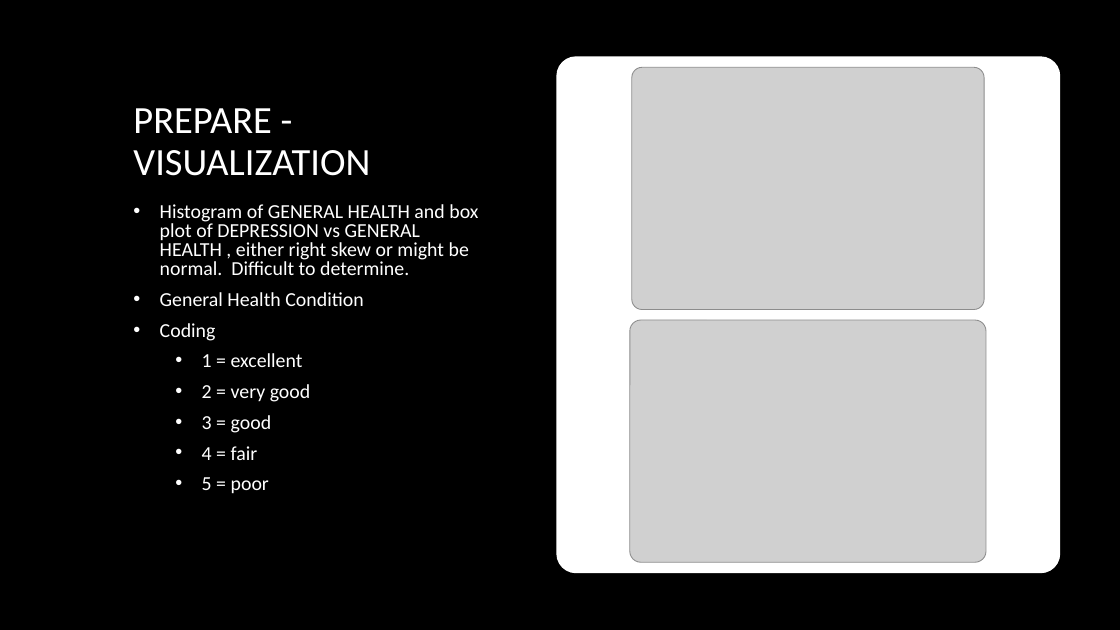
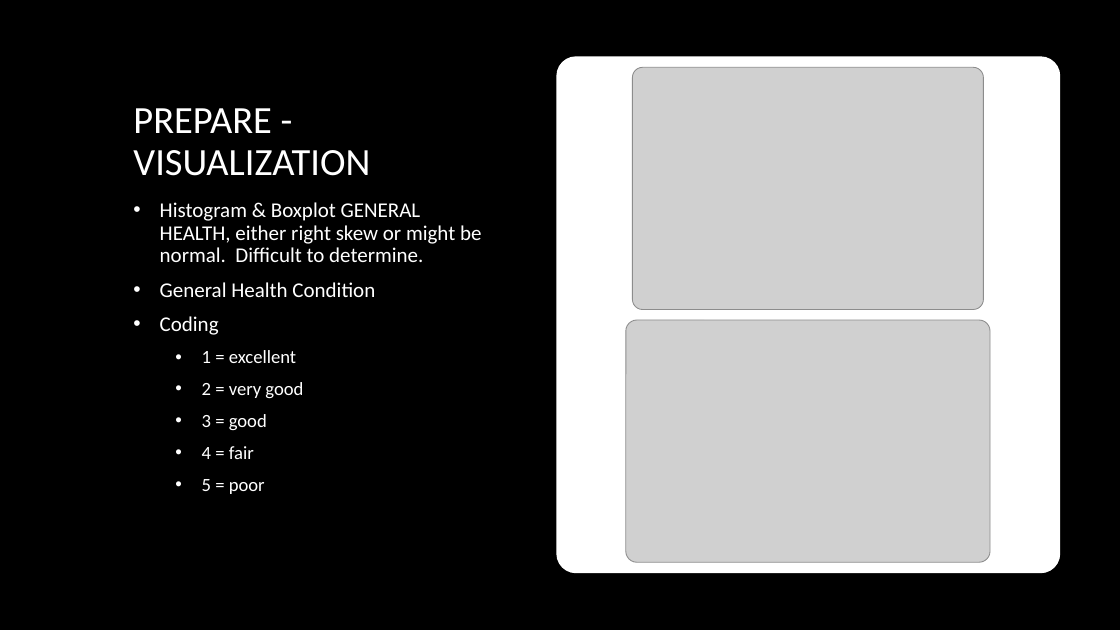
Before and after one commit to danlagos/ANA500---Week-2, a slide deck: slide 23 of Depression and Poverty.pptx (slide 20 before the commit). Drawn at 1120x630 pixels with LibreOffice and Linux fonts; fonts in the diff are those of the drawing; grey boxes stand for pictures; background and template pictures are left out. Boxes give left, top, right and bottom in pixels: in the first picture for what was removed or moved away, otherwise in the second. Text is boxed around its words. In the diff, an @@ line names an element or a change of style, - is before the commit and + after.

```diff
--- a/Depression and Poverty.pptx
+++ b/Depression and Poverty.pptx
@@ text at box(160, 202, 481, 262): text changed; size 17 to 18 pt @@
-• Histogram of GENERAL HEALTH and box plot of DEPRESSION vs GENERAL HEALTH , either right skew or might be normal. Difficult to determine.
+• Histogram & Boxplot GENERAL HEALTH, either right skew or might be normal. Difficult to determine.
@@ text at box(160, 282, 375, 494): size 17 to 18 pt in "General Health Condition", "Coding"; size 17 to 16 pt in "1 = excellent", "2 = very good", "3 = good", "4 = fair" and 1 more places; line spacing 0.8 to 0.9 @@
@@ picture: place and size @@
-picture at box(630, 320, 986, 562)
+picture at box(626, 320, 991, 562)
```
Also in this commit, not shown: 3 other slides changed, 5 slides added, 1 other file.
